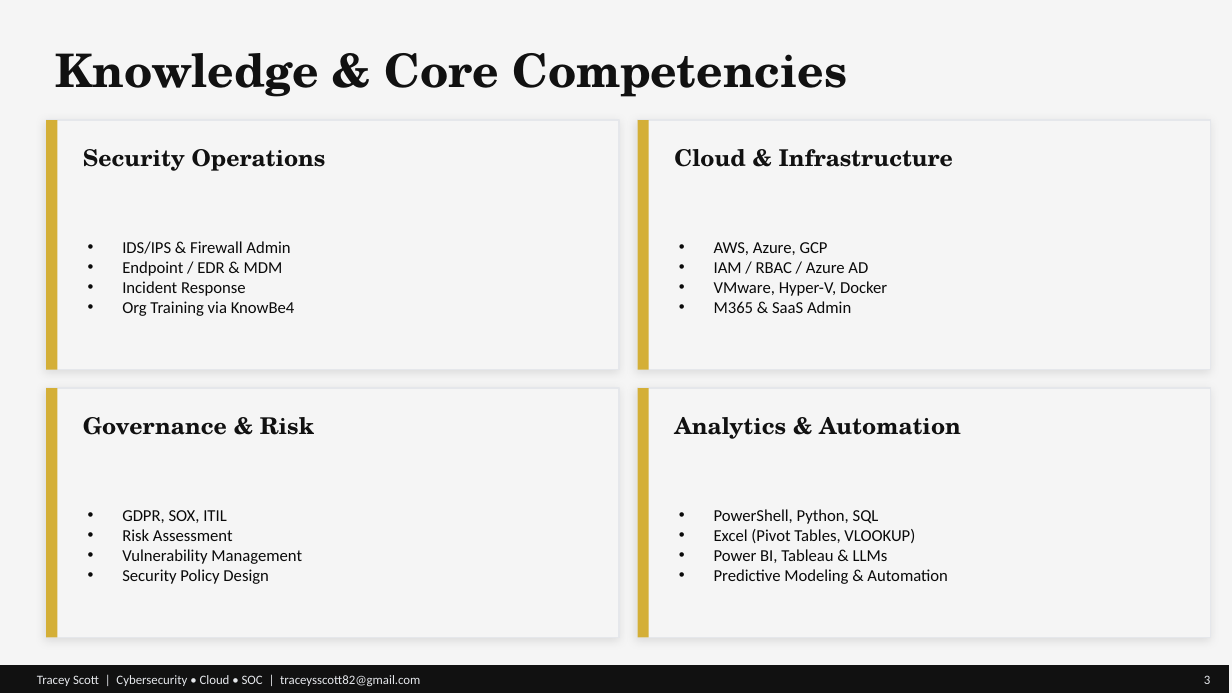
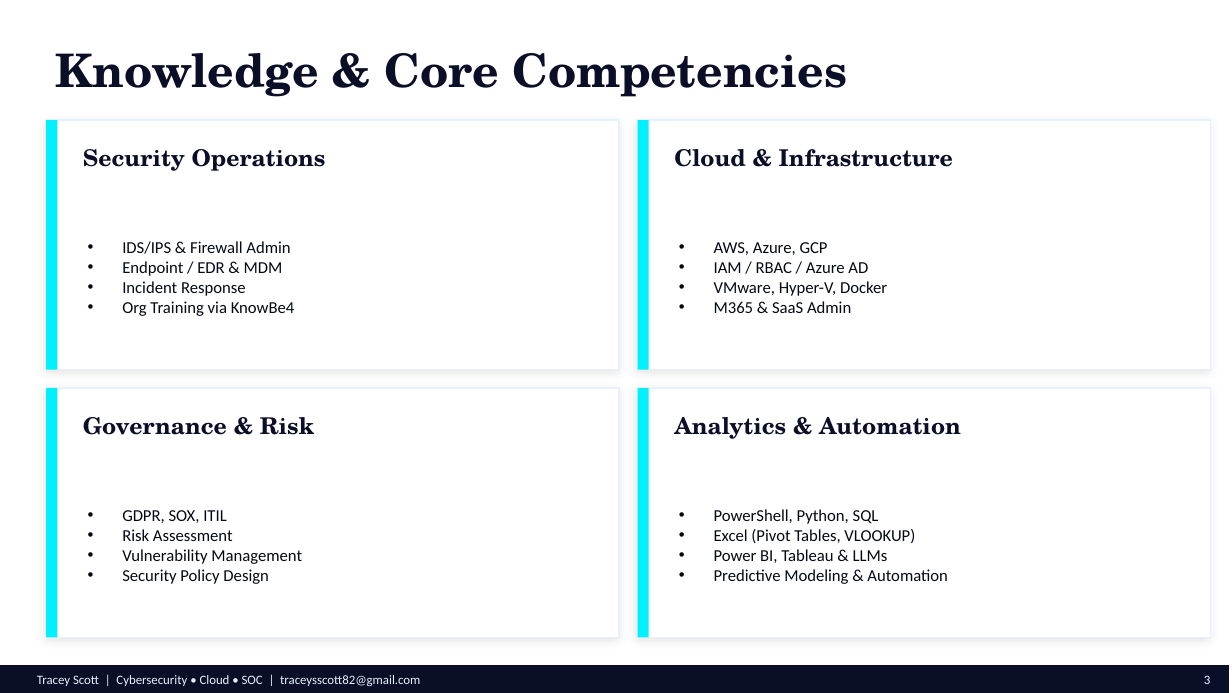
Before and after one commit to TraceyTheAnalyst/tracey-portfolio-deck, a slide deck: slide 3 of Tracey-Scott-Portfolio.pptx. Drawn at 1232x693 pixels with LibreOffice and Linux fonts; fonts in the diff are those of the drawing. Boxes give left, top, right and bottom in pixels: in the first picture for what was removed or moved away, otherwise in the second. Text is boxed around its words. In the diff, an @@ line names an element or a change of style, - is before the commit and + after.

Commit message:
Apply Cyber Neon palette

```diff
--- a/Tracey-Scott-Portfolio.pptx
+++ b/Tracey-Scott-Portfolio.pptx
@@ background #F5F5F5 to #FFFFFF @@
@@ fill #D4AF37 to #00F0FF in 4 elements at bbox=[46, 388, 57, 638], bbox=[638, 388, 649, 638], bbox=[46, 120, 57, 370], bbox=[638, 120, 649, 370] @@
@@ fill #F5F5F5 to #FFFFFF; outline #E5E7EB 1 pt to #E6F1FF 1 pt in 4 elements at bbox=[46, 120, 619, 370], bbox=[638, 120, 1211, 370], bbox=[46, 388, 619, 638], bbox=[638, 388, 1211, 638] @@
@@ text colour #111111 to #0A0E27 in 5 elements at bbox=[55, 53, 848, 97], bbox=[83, 149, 326, 171], bbox=[674, 149, 953, 167], bbox=[83, 417, 314, 435], bbox=[674, 417, 961, 439] @@
@@ rectangle at bbox=[0, 665, 1229, 693]: fill #111111 to #0A0E27 @@
@@ text "Tracey Scott | Cybersecurity • ..." at bbox=[37, 675, 420, 686]: text colour #E5E7EB to #E6F1FF @@
@@ text "3" at bbox=[1204, 675, 1210, 684]: text colour #E5E7EB to #E6F1FF @@
```
Also in this commit, not shown: 7 other slides changed, 10 other files.
